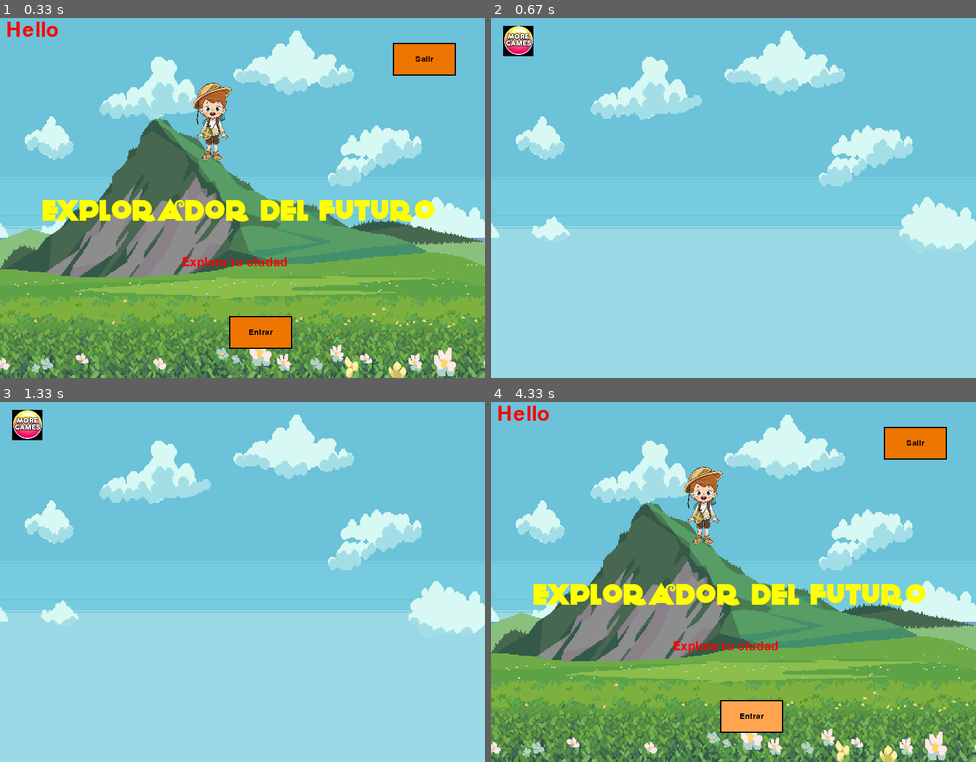
Above: before the commit, frames 1-4 (two rows, left to right).
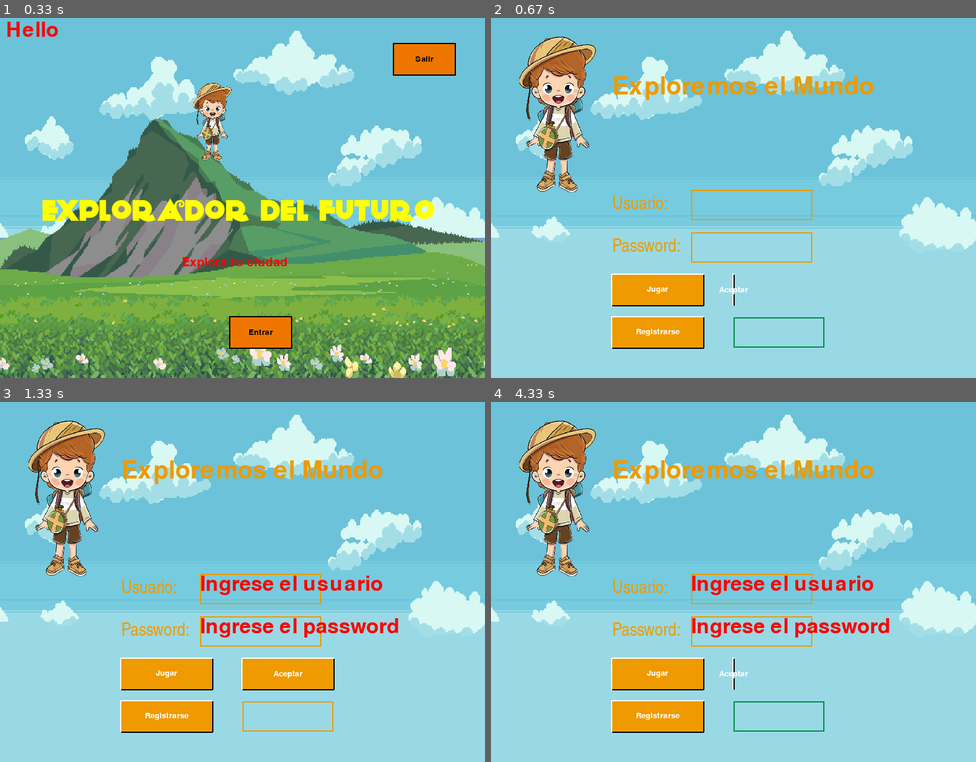
Above: after the commit, the same moments.

Repository: jccolombian/ppiprojectpygame
Game: pygame game, started from main.py
The game is run twice, just before and just after one commit, with the same random seed, the same clock (stepped at 60 frames per second) and the same inputs.
Inputs (mouse positions are in pixels of both pictures, inside the frame that each line leads up to):
- Up to frame 1 (0.33 s): no input
- Up to frame 2 (0.67 s): click "Entrar" at 0.38 s
- Up to frame 3 (1.33 s): click (164, 675) at 0.72 s, where only the run after the commit has a clickable "Jugar"; click (92, 524) at 1.05 s
- Up to frame 4 (4.33 s): click (777, 675) at 1.38 s, where only the run after the commit has a clickable "Aceptar"; click (655, 675) at 1.72 s, where only the run after the commit has a clickable "Jugar"; click (709, 675) at 2.05 s; click (655, 675) at 2.88 s, where only the run after the commit has a clickable "Jugar"; click (859, 549) at 3.22 s; click "Entrar" at 4.05 s

Frame 1 is identical in both runs. In frame 2, 10% of the frame differs, in the area x 2-79%, y 2-92%; in frame 3, 13%; in frame 4, 58%, in the area x 0-100%, y 1-100%.

Commit message:
actualización de entrada de texto para ingresar password.

Diff:
--- a/ayudas.py
+++ b/ayudas.py
@@ -37,6 +37,7 @@
 darkorange2 = '#EE7600'
 tan1 = '#FFA54F'
 red = '#FF0000'
+orange2	= '#EE9A00'
 
 
 # TIPOS DE FUENTES:
@@ -50,6 +51,8 @@
 letra4 = 'frenchscript'
 
 letra5 = 'stencil'
+
+letraSistema6 = 'arialnegrita'
 
 letra6 = './fonts/Anagram.ttf'
 
--- a/boton.py
+++ b/boton.py
@@ -96,7 +96,7 @@
     for evento in Ayudas.EVENTOS:
         if evento.type == pygame.MOUSEBUTTONDOWN:
             if activo(boton):
-                boton.click = not boton.click
+                boton.click = True
     return boton.click
 
 def botonImagen(boton):
--- a/entradadetexto.py
+++ b/entradadetexto.py
@@ -17,6 +17,7 @@
     pygame.time.set_timer(eventoCursor,500)
     coord = VECTOR(200,100)
     size = VECTOR(200,50)
+    password = False
 
 def activa(entrada):
     pos = pygame.mouse.get_pos()
@@ -55,6 +56,9 @@
     letra = pygame.font.SysFont(entrada.font,entrada.fontSize)
     contenido = letra.render(entrada.texto,True,entrada.colorActivo)
 
+    if entrada.password:
+        contenido = letra.render('*' * len(entrada.texto),True,entrada.colorActivo)
+
     for evento in Ayudas.EVENTOS:
         if evento.type == entrada.eventoCursor:
             if entrada.cursor:
--- a/imagenes.py
+++ b/imagenes.py
@@ -9,7 +9,7 @@
     size = VECTOR(100,100)
     coord = VECTOR(10,10)
     archivo = pygame.image.load('variableImagen').convert_alpha()
-    imagen = pygame.transform.scale(archivo,(size.x,size.y))'
+    imagen = pygame.transform.scale(archivo,(size.x,size.y))
 '''
 
 def imagen(imagen):
--- a/login.py
+++ b/login.py
@@ -4,6 +4,7 @@
 from boton import *
 from imagenes import *
 from entradadetexto import *
+
 
 class fondoLogin:
     size = VECTOR(ANCHO,ALTO)
@@ -11,18 +12,193 @@
     archivo = pygame.image.load(nubes).convert_alpha()
     imagen = pygame.transform.scale(archivo,(size.x,size.y))
 
-class botonOpciones:
+
+class logo:
+    size = VECTOR(200,300)
+    coord = VECTOR(10,10)
+    archivo = pygame.image.load(safari).convert_alpha()
+    imagen = pygame.transform.scale(archivo,(size.x,size.y))
+
+
+class titulo:
+    texto = 'Exploremos el Mundo'
+    size = 60
+    color = orange2
+    font = letra2
+    coord = VECTOR(200,100)
+
+class textoUsuario:
+    texto = 'Usuario:'
+    size = 30
+    color = orange2
+    font = letraSistema6
+    coord = VECTOR(200,300)
+
+
+class textoPassword:
+    texto = 'Password:'
+    size = 30
+    color = orange2
+    font = letraSistema6
+    coord = VECTOR(200,370)
+
+
+class ingresarUsuario:
+    entrada = None
+    click = False
+    texto = ''
+    cursor = True
+    font = letraSistema6
+    fontSize = 20
+    colorInactivo = orange2
+    colorActivo = springgreen3
+    eventoCursor = pygame.USEREVENT + 1
+    pygame.time.set_timer(eventoCursor,500)
+    coord = VECTOR(330,290)
+    size = VECTOR(200,50)
+    password = False
+
+class ingresarPassword:
+    entrada = None
+    click = False
+    texto = ''
+    cursor = True
+    font = letraSistema6
+    fontSize = 20
+    colorInactivo = orange2
+    colorActivo = springgreen3
+    eventoCursor = pygame.USEREVENT + 1
+    pygame.time.set_timer(eventoCursor,500)
+    coord = VECTOR(330,360)
+    size = VECTOR(200,50)
+    password = False
+
+class botonJugar:
     boton = None
     click = False
-    coord = VECTOR(20,20)
-    size = VECTOR(50,50)
-    imagen = pygame.image.load(moregames).convert_alpha()
-
+    texto = 'Jugar'
+    font = letra3
+    fontSize = 20
+    colorInactivo = orange2
+    colorActivo = yellow1
+    colorTexto = blanco
+    coord = VECTOR(200,430)
+    size = VECTOR(150,50)
+    borde = False
+
+
+class botonRegistrarse:
+    boton = None
+    click = False
+    texto = 'Registrarse'
+    font = letra3
+    fontSize = 20
+    colorInactivo = orange2
+    colorActivo = yellow1
+    colorTexto = blanco
+    coord = VECTOR(200,500)
+    size = VECTOR(150,50)
+    borde = False
+
+class errorUsuario:
+    texto = ''
+    size = 50
+    color = red
+    font = letra4
+    coord = VECTOR(330,290)
+    inicio = pygame.time.get_ticks()
+    tiempo = 500 #10segundos
+
+class errorPassword:
+    texto = ''
+    size = 50
+    color = red
+    font = letra4
+    coord = VECTOR(330,360)
+    inicio = pygame.time.get_ticks()
+    tiempo = 500 #10segundos
+
+
+class botonAceptarErrores:
+    boton = None
+    click = False
+    texto = 'Aceptar'
+    font = letra3
+    fontSize = 20
+    colorInactivo = orange2
+    colorActivo = yellow1
+    colorTexto = blanco
+    coord = VECTOR(400,430)
+    size = VECTOR(0,50)
+    borde = False
+
+
+class password:
+    entrada = None
+    click = False
+    texto = ''
+    cursor = True
+    font = letraSistema6
+    fontSize = 20
+    colorInactivo = orange2
+    colorActivo = springgreen3
+    eventoCursor = pygame.USEREVENT + 1
+    pygame.time.set_timer(eventoCursor,500)
+    coord = VECTOR(400,500)
+    size = VECTOR(150,50)
+    password = True
 
 def login():
     imagen(fondoLogin)
-    botonImagen(botonOpciones)
-
-    if clickBotonImagen(botonOpciones):
-        print('Yes')
-        botonOpciones.click = False
+    imagen(logo)
+
+    mostrarTextoSistema(titulo)
+    mostrarTextoSistema(textoUsuario)
+    mostrarTextoSistema(textoPassword)
+
+    entrada(ingresarUsuario)
+    entrada(ingresarPassword)
+    entrada(password)
+
+    boton(botonJugar)
+    boton(botonRegistrarse)
+
+
+
+
+
+    boton(botonAceptarErrores)
+
+
+    if click(botonJugar):
+
+        errores = False
+
+        if ingresarUsuario.texto == "":
+            errorUsuario.texto = "Ingrese el usuario"
+            mostrarTextoSistema(errorUsuario)
+            errores = True
+
+
+        if ingresarPassword.texto == "":
+            errorPassword.texto = "Ingrese el password"
+            mostrarTextoSistema(errorPassword)
+            errores = True
+
+        if errores:
+            botonAceptarErrores.size.x = 150
+
+        if not errores:
+            print(ingresarUsuario.texto)
+            print(ingresarPassword.texto)
+            print(password.texto)
+            resetear(ingresarUsuario)
+            resetear(ingresarPassword)
+            resetear(password)
+
+
+
+    if click(botonAceptarErrores):
+        errorUsuario.texto = ''
+        errorPassword.texto = ''
+        botonAceptarErrores.size.x = 0
--- a/main.py
+++ b/main.py
@@ -106,6 +106,8 @@
 
 if __name__ == '__main__':
 
+    #mostrarLetraSistema()
+
     while True:
 
         Ayudas.EVENTOS = pygame.event.get()
